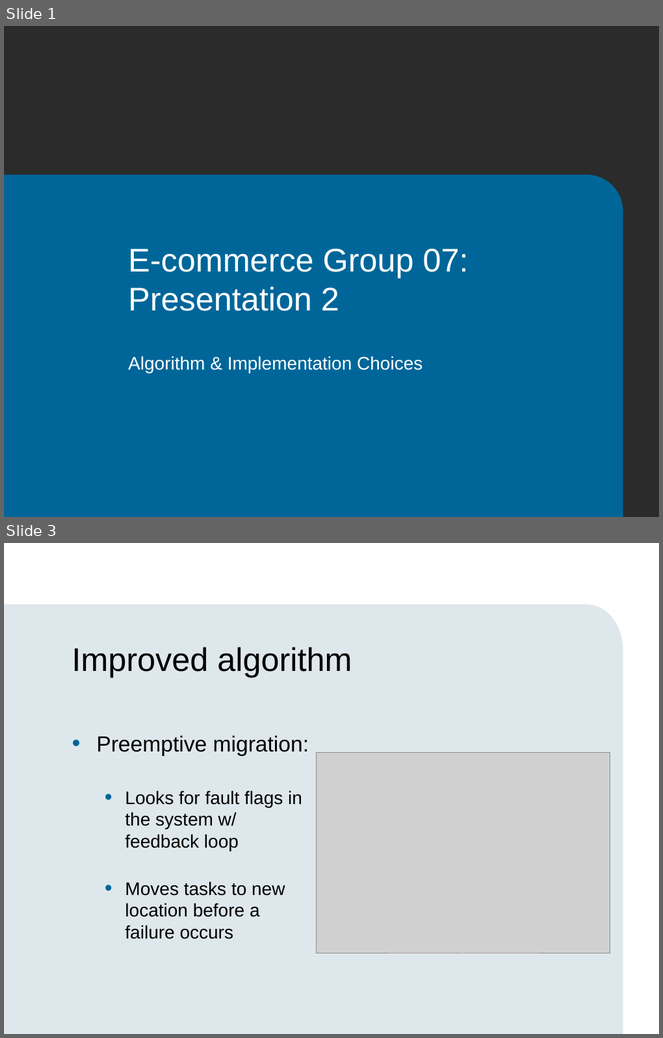
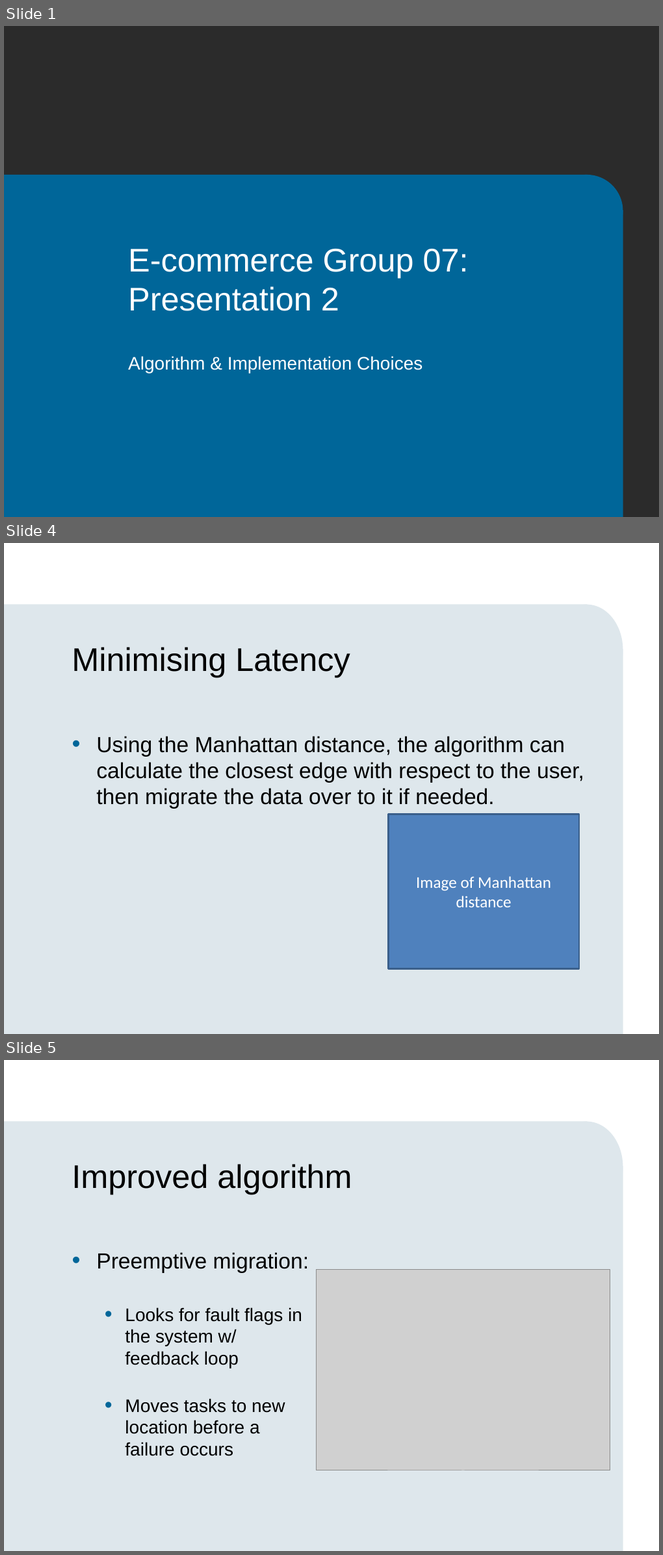
Before and after one commit to sevray1/e-commerce-assignment, a slide deck: presentation2/presentation2.pptx. Shown one above the other, each under a label of ours: slides 1 and 3 before the commit, slides 1, 4 and 5 after it; the slides between them are not shown. The pictures are 663x1038 and 663x1555 pixels, drawn with LibreOffice and Linux fonts; fonts in the diff are those of the drawing; grey boxes stand for pictures; background and template pictures are left out; a plain dark background stands for a picture behind light text. Boxes give left, top, right and bottom in pixels: in the first picture for what was removed or moved away, otherwise in the second. Text is boxed around its words. In the diff, an @@ line names an element or a change of style, - is before the commit and + after.

```diff
--- a/presentation2/presentation2.pptx
+++ b/presentation2/presentation2.pptx
@@ slide 4 added at <box>4,543,659,1034</box>, background #FFFFFF; not listed: 3 template elements that a slide beside it also shows @@
@@ title added at <box>72,647,350,678</box>, 36 pt, text #000000 @@
+Minimising Latency
@@ text added at <box>96,736,584,809</box>, 24 pt, text #000000 @@
+• Using the Manhattan distance, the algorithm can calculate the closest edge with respect to the user, then migrate the data over to it if needed.
@@ rectangle added at <box>389,814,579,969</box>, fill #4F81BD, outline #3A5F8C 2 pt, 18 pt, text #FFFFFF @@
+Image of Manhattan distance
@@ what was slide 3 is now slide 5 @@
```
Also in this commit, not shown: 3 slides changed, 1 other slide added, 1 other file.
